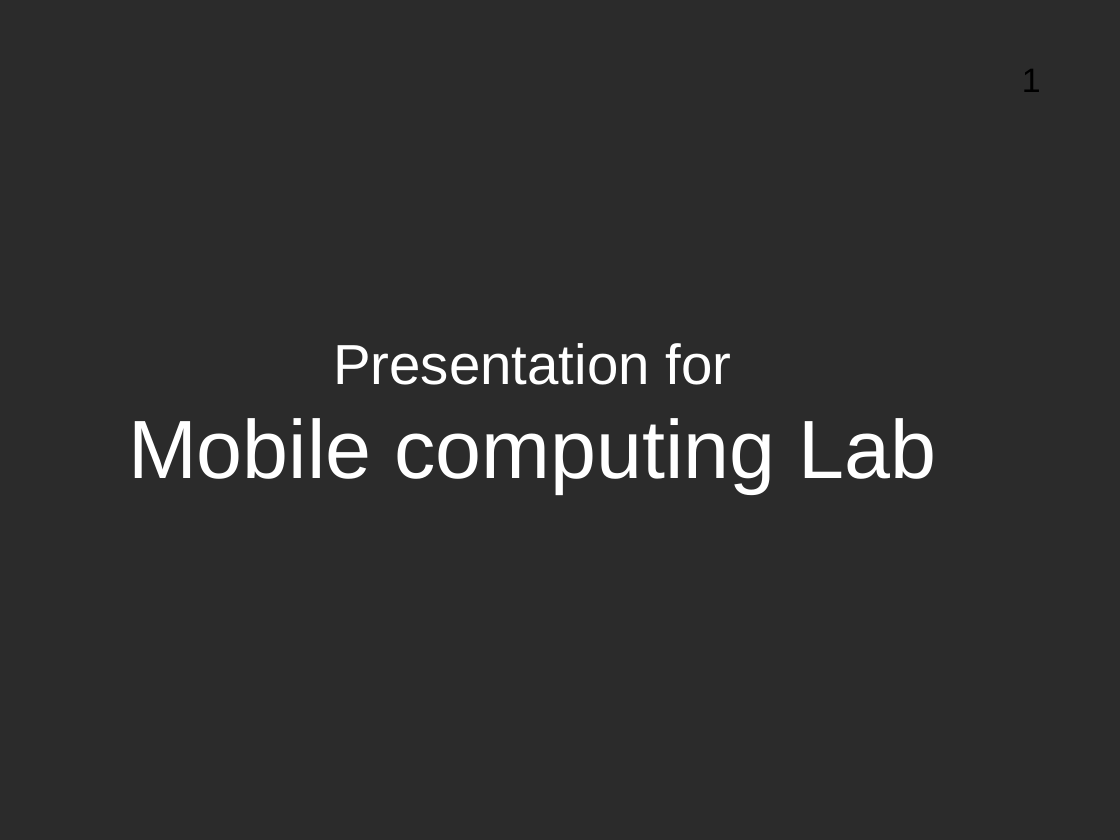
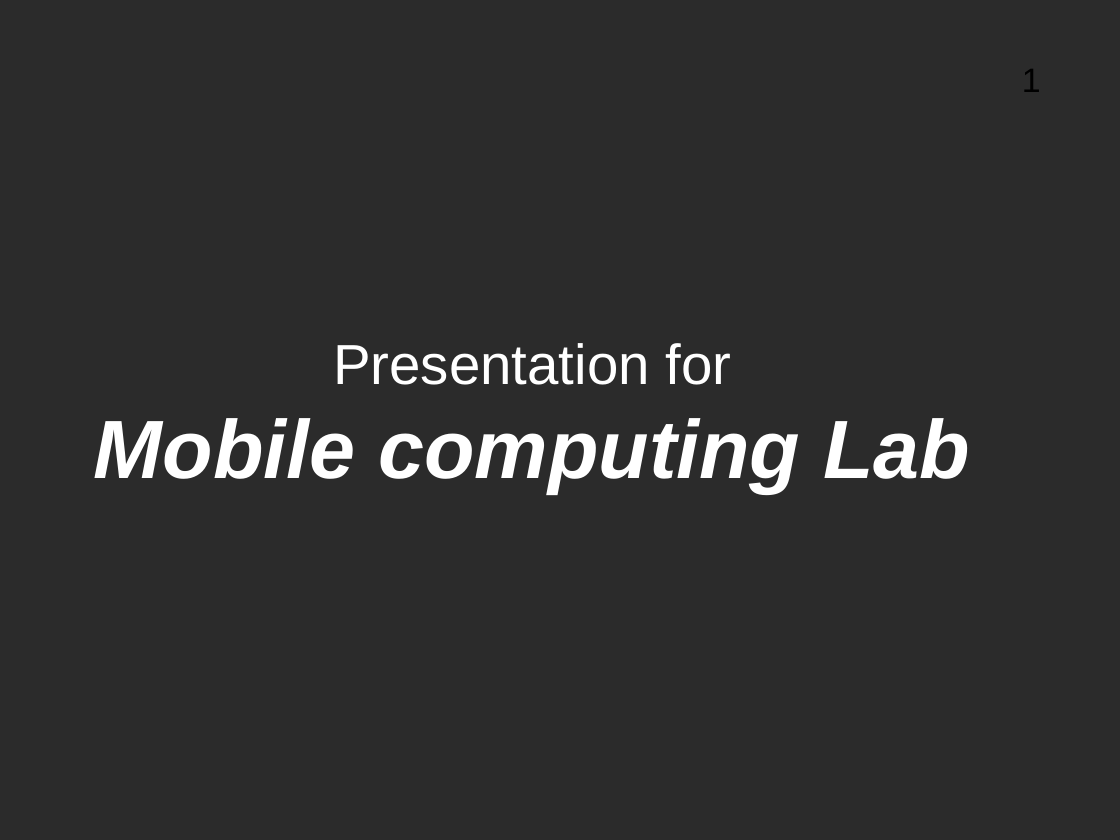
Before and after one commit to MAliAbrarKhan19/EAMS-IP-MAC-based-Employee-Attendance-Management-System, a slide deck: slide 1 of Presentation_ID_115_121_Sec8A_Mobile Computing lab.pptx. Drawn at 1120x840 pixels with LibreOffice and Linux fonts; fonts in the diff are those of the drawing; background and template pictures are left out; a plain dark background stands for a picture behind light text. Boxes give left, top, right and bottom in pixels: in the first picture for what was removed or moved away, otherwise in the second. Text is boxed around its words. In the diff, an @@ line names an element or a change of style, - is before the commit and + after.

```diff
--- a/Presentation_ID_115_121_Sec8A_Mobile Computing lab.pptx
+++ b/Presentation_ID_115_121_Sec8A_Mobile Computing lab.pptx
@@ text "Presentation for Mobile computing Lab" at <box>94,343,970,493</box>: bold on, italic on in "Mobile computing Lab" @@
```
Also in this commit, not shown: 4 other slides changed, 1 slide added, 3 slides removed, 1 other file.
